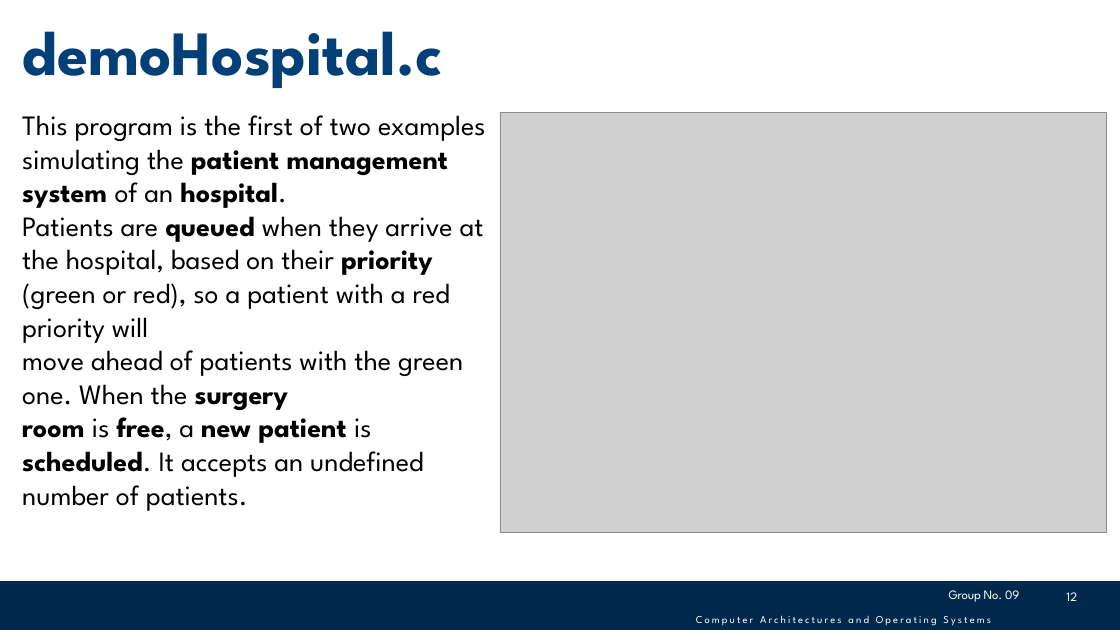
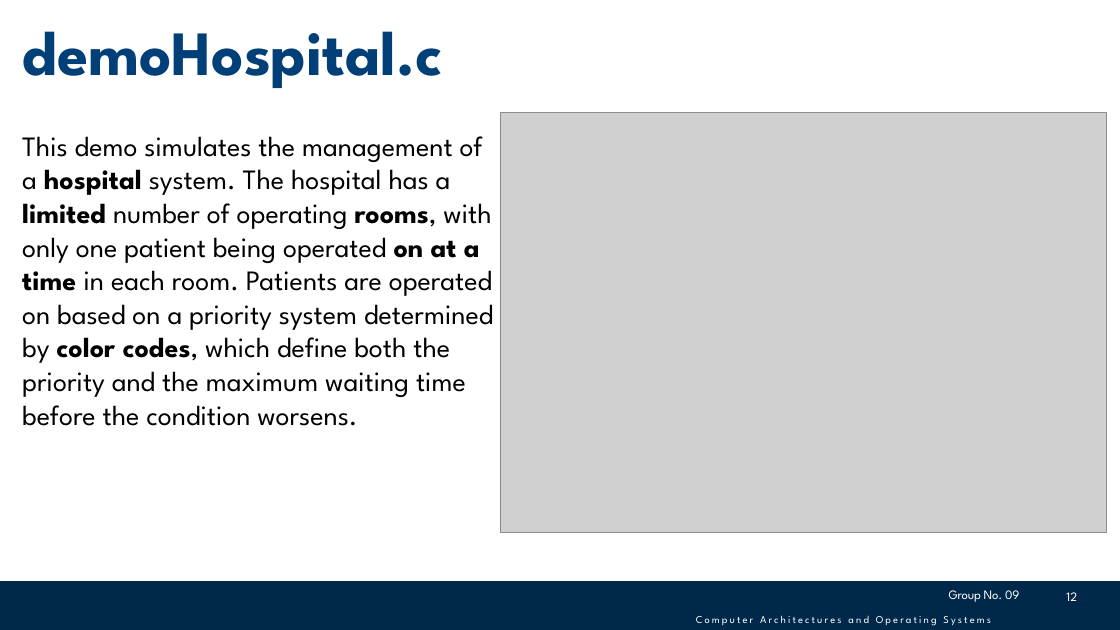
Before and after one commit to giovannidemaria/Polito-FreeRTOS-exploration, a slide deck: slide 12 of Documentation/HaclOSsim - Group09.pptx. Drawn at 1120x630 pixels with LibreOffice and Linux fonts; fonts in the diff are those of the drawing; grey boxes stand for pictures; background and template pictures are left out. Boxes give left, top, right and bottom in pixels: in the first picture for what was removed or moved away, otherwise in the second. Text is boxed around its words. In the diff, an @@ line names an element or a change of style, - is before the commit and + after.

```diff
--- a/Documentation/HaclOSsim - Group09.pptx
+++ b/Documentation/HaclOSsim - Group09.pptx
@@ text at (22, 136, 493, 426): text changed @@
-This program is the first of two examples simulating the patient management system of an hospital.
-Patients are queued when they arrive at the hospital, based on their priority (green or red), so a patient with a red priority will
-move ahead of patients with the green one. When the surgery
-room is free, a new patient is scheduled. It accepts an undefined number of patients.
+This demo simulates the management of a hospital system. The hospital has a limited number of operating rooms, with only one patient being operated on at a time in each room. Patients are operated on based on a priority system determined by color codes, which define both the priority and the maximum waiting time before the condition worsens.
```
Also in this commit, not shown: 11 other slides changed, 1 slide added, 2 other files.
